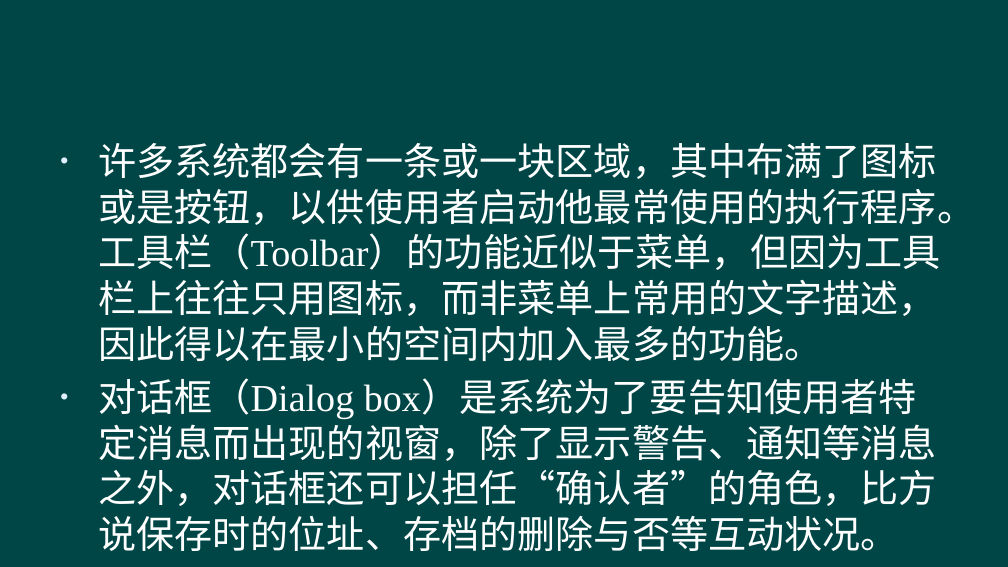
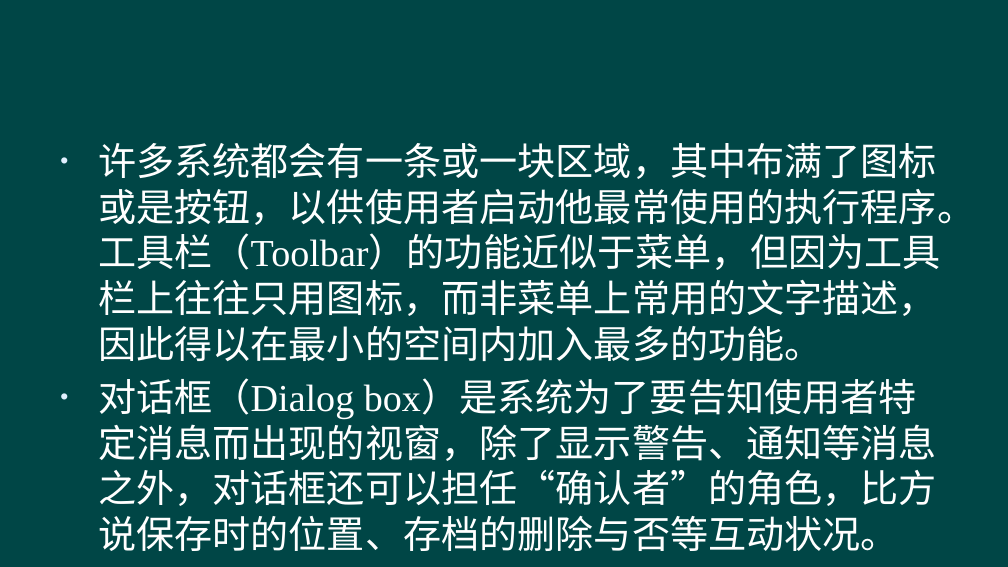
Before and after one commit to hanhonglei/Course_GameEngine, a slide deck: slide 10 of Slides/Principle/6 游戏界面与交互/6 游戏界面与交互.pptx (slide 9 before the commit). Drawn at 1008x567 pixels with LibreOffice and Linux fonts; fonts in the diff are those of the drawing; background and template pictures are left out. Boxes give left, top, right and bottom in pixels: in the first picture for what was removed or moved away, otherwise in the second. Text is boxed around its words. In the diff, an @@ line names an element or a change of style, - is before the commit and + after.

```diff
--- a/Slides/Principle/6 游戏界面与交互/6 游戏界面与交互.pptx
+++ b/Slides/Principle/6 游戏界面与交互/6 游戏界面与交互.pptx
@@ text at (x1=98, y1=378, x2=937, y2=551): text changed @@
-• 对话框（Dialog box）是系统为了要告知使用者特定消息而出现的视窗，除了显示警告、通知等消息之外，对话框还可以担任“确认者”的角色，比方说保存时的位址、存档的删除与否等互动状况。
+• 对话框（Dialog box）是系统为了要告知使用者特定消息而出现的视窗，除了显示警告、通知等消息之外，对话框还可以担任“确认者”的角色，比方说保存时的位置、存档的删除与否等互动状况。
```
Also in this commit, not shown: 2 other slides changed, 4 slides added, 1 slide removed, 5 other files.
